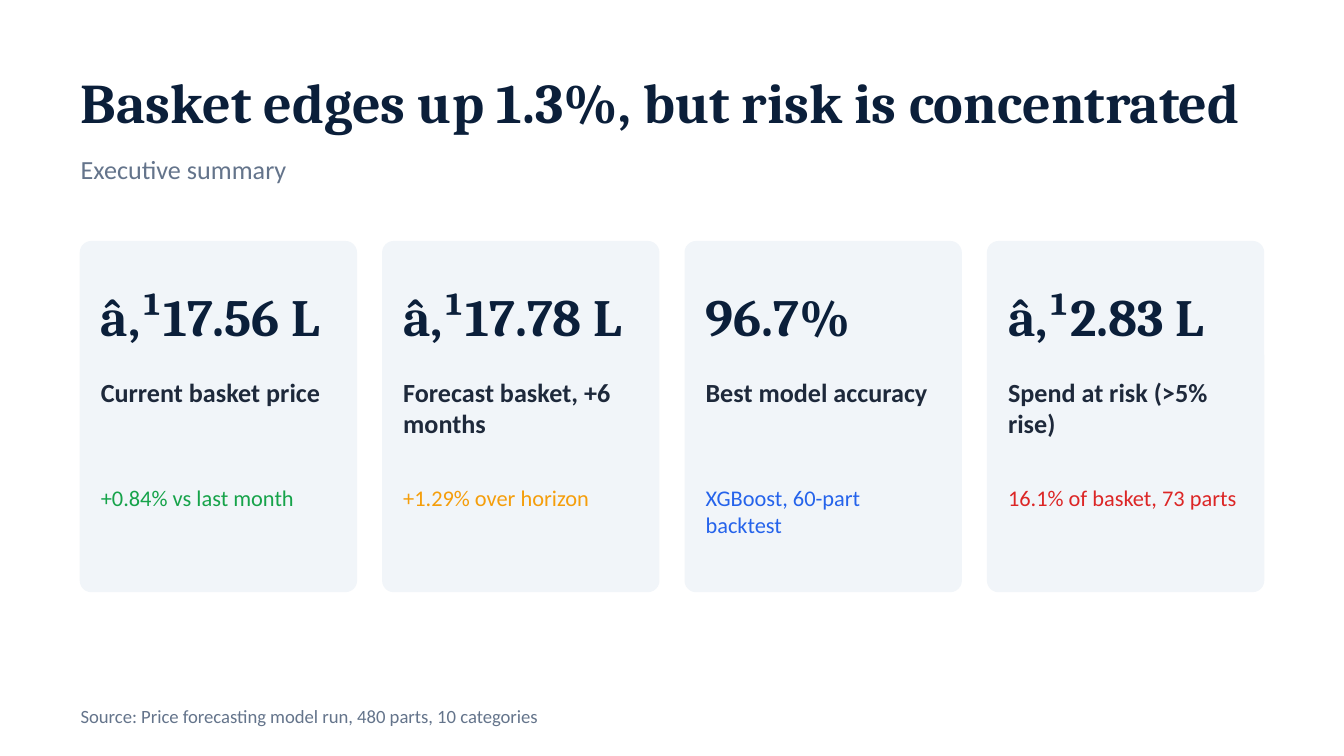
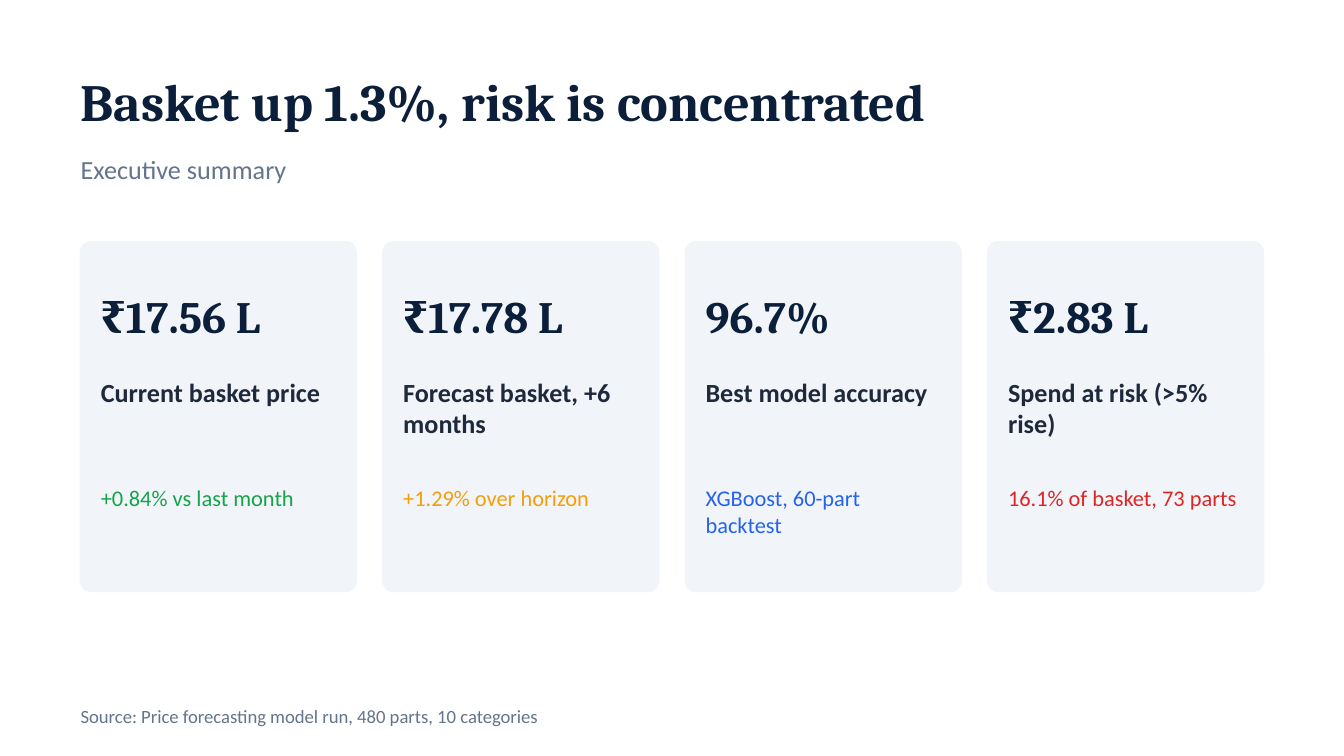
Before and after one commit to ITCDhruvil/SKODA-forecasting-POC, a slide deck: slide 2 of dashboard/public/reports/Auto_Parts_Price_Outlook.pptx. Drawn at 1344x756 pixels with LibreOffice and Linux fonts; fonts in the diff are those of the drawing. Boxes give left, top, right and bottom in pixels: in the first picture for what was removed or moved away, otherwise in the second. Text is boxed around its words. In the diff, an @@ line names an element or a change of style, - is before the commit and + after.

```diff
--- a/dashboard/public/reports/Auto_Parts_Price_Outlook.pptx
+++ b/dashboard/public/reports/Auto_Parts_Price_Outlook.pptx
@@ text at box(81, 84, 926, 132): text changed; size 30 to 28 pt @@
-Basket edges up 1.3%, but risk is concentrated
+Basket up 1.3%, risk is concentrated
@@ text "96.7%" at box(706, 302, 830, 334): size 28 to 24 pt @@
@@ text at box(126, 302, 260, 334): text changed; size 28 to 24 pt @@
-â‚¹17.56 L
+₹17.56 L
@@ text at box(428, 302, 562, 334): text changed; size 28 to 24 pt @@
-â‚¹17.78 L
+₹17.78 L
@@ text at box(1033, 302, 1148, 334): text changed; size 28 to 24 pt @@
-â‚¹2.83 L
+₹2.83 L
```
Also in this commit, not shown: 7 other slides changed, 7 other files.
